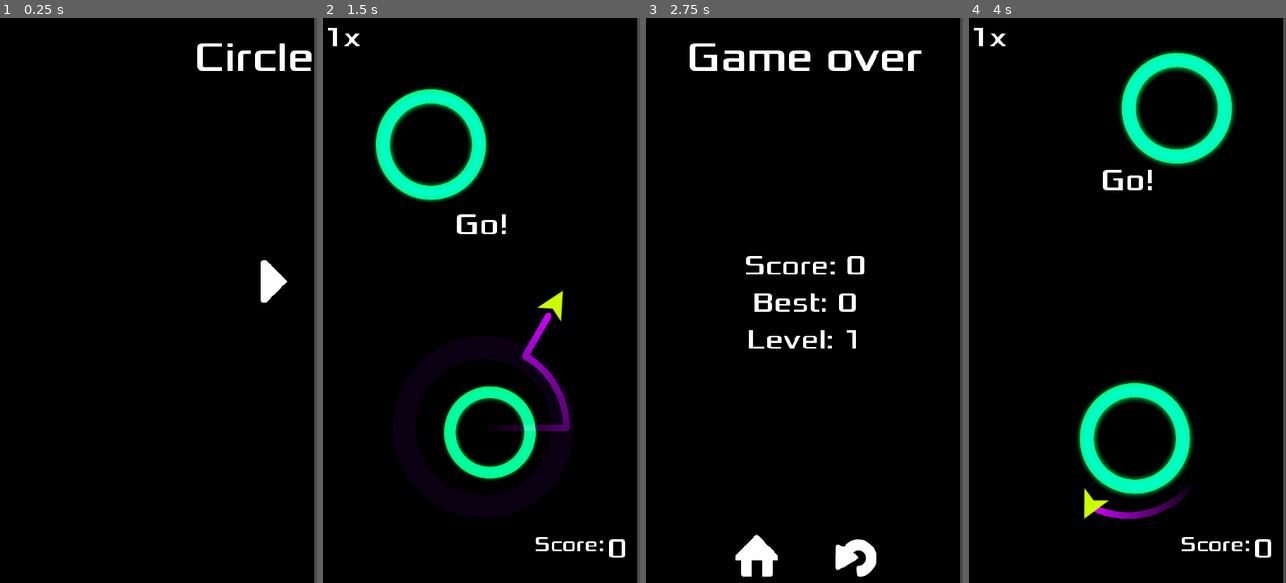
Above: before the commit, frames 1-4 (left to right).
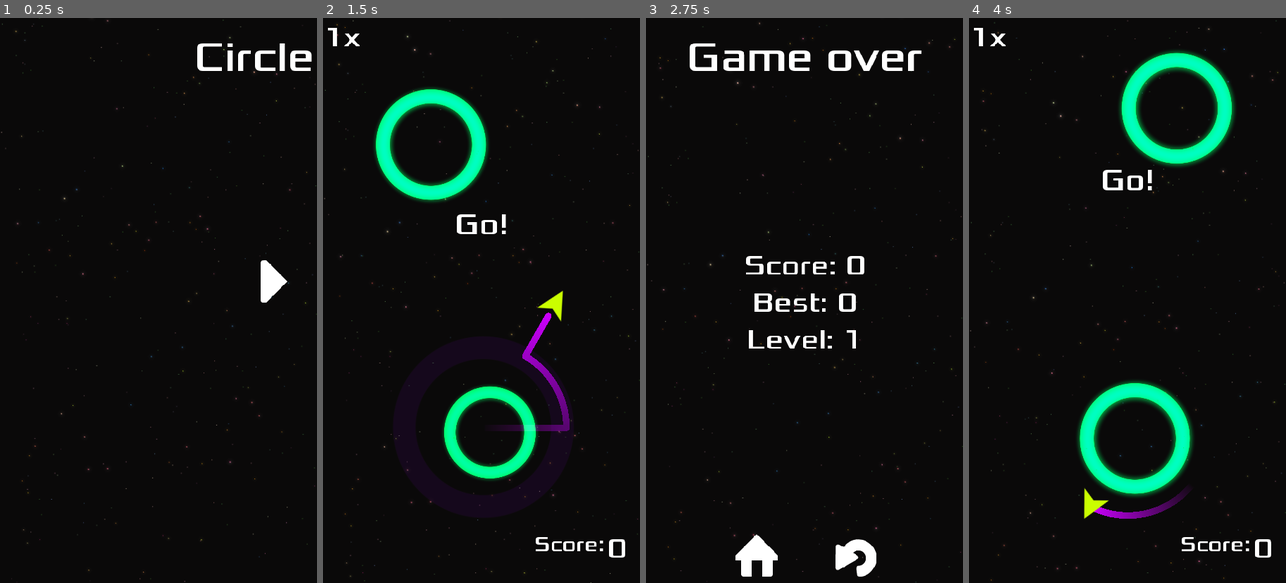
Above: after the commit, the same moments.

Repository: iustin-nita/Godot-Mobile-Game
Game: Godot game, scene res://Main.tscn
The game is run twice, just before and just after one commit, with the same random seed, the same clock (stepped at 60 frames per second) and the same inputs.
Inputs (mouse positions are in pixels of both pictures, inside the frame that each line leads up to):
- Up to frame 1 (0.25 s): no input
- Up to frame 2 (1.5 s): click (430, 283) at 0.5 s; move the mouse to (551, 272) at 1.27 s; hold Right (ui_right) from 1.28 s (still down); click (551, 272) at 1.42 s
- Up to frame 3 (2.75 s): move the mouse to (741, 328) at 2.02 s; release Right (ui_right) at 2.03 s; hold Down (ui_down) from 2.03 s (still down)
- Up to frame 4 (4 s): release Down (ui_down) at 2.75 s; click (1178, 554) at 2.75 s; move the mouse to (1159, 176) at 3.52 s; hold Right (ui_right) from 3.53 s (still down)

The runs differ from the first frame. In frame 1, 1.2% of the frame differs, in the area x 0-100%, y 0-100%; in frame 2, 1.2%; in frame 3, 1.2%; in frame 4, 1.2%.

Commit message:
add parallax bg

Diff:
--- /dev/null
+++ b/Background.gd
@@ -0,0 +1,10 @@
+extends ParallaxBackground
+
+export (int) var speed = 0
+var offset_scroll = 0
+
+
+func _process(delta):
+	offset_scroll += speed * delta
+
+	set_scroll_offset(Vector2(0, offset_scroll))
--- a/Background.tscn
+++ b/Background.tscn
@@ -1,9 +1,15 @@
-[gd_scene format=2]
+[gd_scene load_steps=3 format=2]
 
-[node name="Background" type="CanvasLayer"]
+[ext_resource path="res://assets/images/spr_stars01.png" type="Texture" id=2]
+[ext_resource path="res://Background.gd" type="Script" id=3]
+
+[node name="Background" type="ParallaxBackground"]
 layer = -1
+script = ExtResource( 3 )
+speed = 60
 
 [node name="ColorRect" type="ColorRect" parent="."]
+visible = false
 anchor_right = 1.0
 anchor_bottom = 1.0
 margin_left = -3.80957
@@ -15,3 +21,10 @@
 }
 
 [node name="CPUParticles2D" type="CPUParticles2D" parent="."]
+visible = false
+
+[node name="ParallaxLayer" type="ParallaxLayer" parent="."]
+motion_mirroring = Vector2( 2560, 2560 )
+
+[node name="Sprite" type="Sprite" parent="ParallaxLayer"]
+texture = ExtResource( 2 )
--- /dev/null
+++ b/Background2.tscn
@@ -0,0 +1,9 @@
+[gd_scene load_steps=3 format=2]
+
+[ext_resource path="res://assets/images/spr_stars02.png" type="Texture" id=1]
+[ext_resource path="res://Background.tscn" type="PackedScene" id=2]
+
+[node name="Background" instance=ExtResource( 2 )]
+
+[node name="Sprite" parent="ParallaxLayer" index="0"]
+texture = ExtResource( 1 )
--- a/Main.tscn
+++ b/Main.tscn
@@ -6,6 +6,7 @@
 [ext_resource path="res://assets/music/Black Diamond.ogg" type="AudioStream" id=4]
 [ext_resource path="res://Background.tscn" type="PackedScene" id=5]
 [ext_resource path="res://ScreenShake.tscn" type="PackedScene" id=6]
+[ext_resource path="res://Background2.tscn" type="PackedScene" id=7]
 
 [sub_resource type="Environment" id=1]
 background_mode = 4
@@ -37,7 +38,11 @@
 stream = ExtResource( 4 )
 volume_db = -2.019
 
-[node name="Background" parent="." instance=ExtResource( 5 )]
+[node name="Background1" parent="." instance=ExtResource( 5 )]
+speed = 80
+
+[node name="Background2" parent="." instance=ExtResource( 7 )]
+speed = 40
 
 [node name="WorldEnvironment" type="WorldEnvironment" parent="."]
 environment = SubResource( 1 )
--- a/project.godot
+++ b/project.godot
@@ -37,5 +37,6 @@
 
 [rendering]
 
+environment/default_clear_color=Color( 0.0431373, 0.0392157, 0.0392157, 1 )
 environment/default_environment="res://default_env.tres"
 quality/dynamic_fonts/use_oversampling=false
Not shown: 1 places in Main.tscn that only renumber resources
Binary file added: assets/parallax/bkgd_0.png
Not shown, added: assets/parallax/bkgd_0.png.import
Binary file added: assets/parallax/bkgd_1.png
Not shown, added: assets/parallax/bkgd_1.png.import
Binary file added: assets/parallax/bkgd_2.png
Not shown, added: assets/parallax/bkgd_2.png.import
Binary file added: assets/parallax/bkgd_3.png
Not shown, added: assets/parallax/bkgd_3.png.import
Binary file added: assets/parallax/bkgd_4.png
Not shown, added: assets/parallax/bkgd_4.png.import
Binary file added: assets/parallax/bkgd_5.png
(and 7 more such lines)
